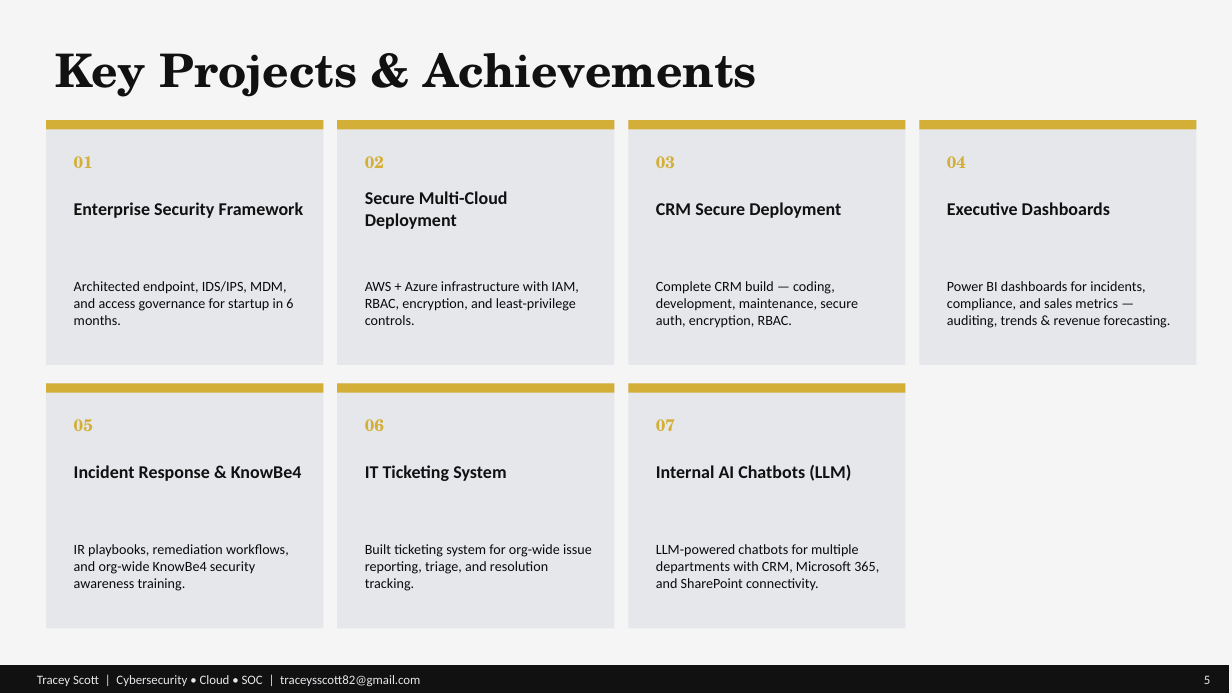
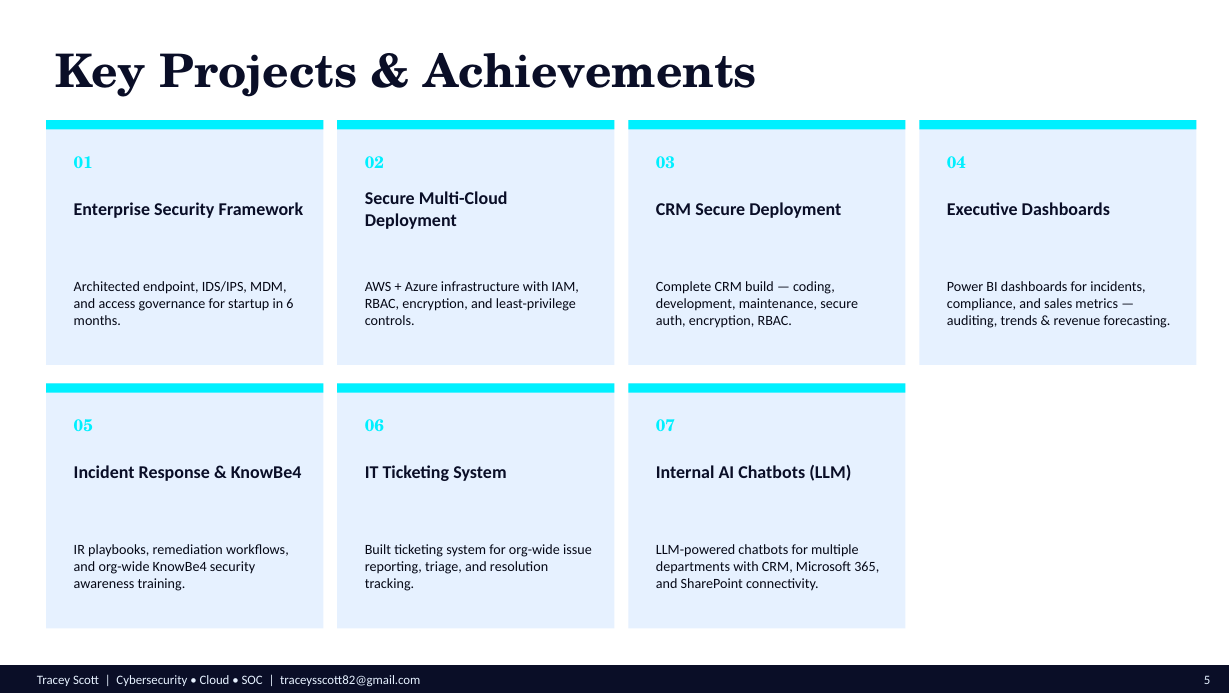
Before and after one commit to TraceyTheAnalyst/tracey-portfolio-deck, a slide deck: slide 5 of Tracey-Scott-Portfolio.pptx. Drawn at 1232x693 pixels with LibreOffice and Linux fonts; fonts in the diff are those of the drawing. Boxes give left, top, right and bottom in pixels: in the first picture for what was removed or moved away, otherwise in the second. Text is boxed around its words. In the diff, an @@ line names an element or a change of style, - is before the commit and + after.

Commit message:
Apply Cyber Neon palette

```diff
--- a/Tracey-Scott-Portfolio.pptx
+++ b/Tracey-Scott-Portfolio.pptx
@@ background #F5F5F5 to #FFFFFF @@
@@ fill #E5E7EB to #E6F1FF in 7 elements at bbox=[46, 120, 323, 365], bbox=[337, 120, 615, 365], bbox=[628, 120, 906, 365], bbox=[920, 120, 1197, 365], bbox=[46, 384, 323, 628], bbox=[337, 384, 615, 628], bbox=[628, 384, 906, 628] @@
@@ fill #D4AF37 to #00F0FF in 7 elements at bbox=[46, 120, 323, 129], bbox=[337, 120, 615, 129], bbox=[628, 120, 906, 129], bbox=[920, 120, 1197, 129], bbox=[46, 384, 323, 393], bbox=[337, 384, 615, 393], bbox=[628, 384, 906, 393] @@
@@ text colour #D4AF37 to #00F0FF in 7 elements at bbox=[74, 156, 93, 168], bbox=[365, 156, 384, 168], bbox=[656, 156, 675, 169], bbox=[947, 156, 966, 168], bbox=[74, 419, 93, 432], bbox=[365, 419, 384, 431], bbox=[656, 419, 675, 431] @@
@@ text colour #111111 to #0A0E27 in 8 elements at bbox=[55, 53, 757, 97], bbox=[74, 202, 304, 218], bbox=[365, 191, 508, 229], bbox=[656, 202, 841, 218], bbox=[947, 202, 1110, 215], bbox=[74, 465, 302, 481], bbox=[365, 465, 506, 481], bbox=[656, 465, 851, 481] @@
@@ text colour #0A0A0A to #050816 in 7 elements at bbox=[74, 281, 293, 325], bbox=[365, 281, 579, 325], bbox=[656, 281, 858, 328], bbox=[947, 281, 1171, 328], bbox=[74, 544, 289, 591], bbox=[365, 544, 592, 591], bbox=[656, 544, 879, 591] @@
@@ rectangle at bbox=[0, 665, 1229, 693]: fill #111111 to #0A0E27 @@
@@ text "Tracey Scott | Cybersecurity • ..." at bbox=[37, 675, 420, 686]: text colour #E5E7EB to #E6F1FF @@
@@ text "5" at bbox=[1204, 675, 1210, 684]: text colour #E5E7EB to #E6F1FF @@
```
Also in this commit, not shown: 7 other slides changed, 10 other files.
